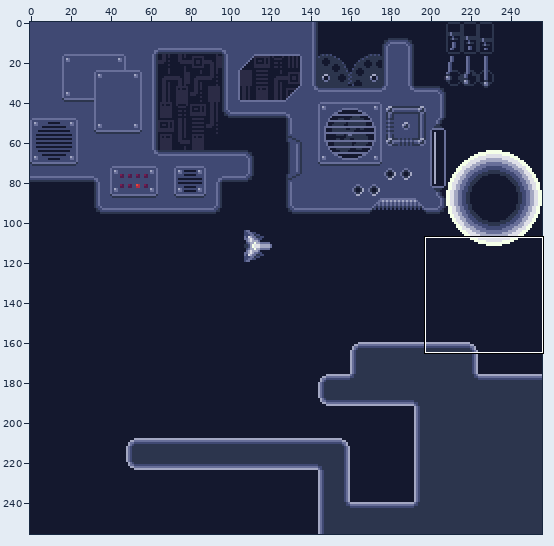
Pixel-art file, stored at Content/Textures/Environment mockup.aseprite. The picture above shows the old version from afar; the outline marks the close-up.
Close-up. Before the edit:
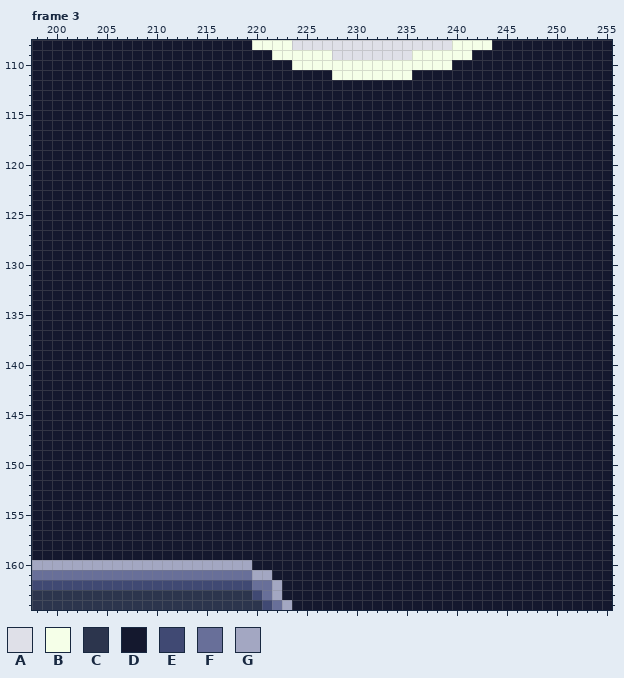
256x256 pixels, 8 frames. Shown: frame 3: x 198..255, y 108..164. The commit also changed other frames or places, which this record leaves out.
Visible layers, top first: "Decor", "Walls", "Background decor", "Ship", "Background".
Palette (. is transparent): A #dfe0e8  B #f5ffe8  C #2c354d  D #14182e  E #404973  F #686f99  G #a3a7c2
Pixels before, frame 3 (only the part around the change), first column x 199:
108 DDDDDDDDDDDDDDDDDDDDDBBBBAAAAAAAAAAAAAAAABBBBDDDDDDDDDDDD
109 DDDDDDDDDDDDDDDDDDDDDDDBBBBBBAAAAAAAABBBBBBDDDDDDDDDDDDDD
110 DDDDDDDDDDDDDDDDDDDDDDDDDBBBBBBBBBBBBBBBBDDDDDDDDDDDDDDDD
111 DDDDDDDDDDDDDDDDDDDDDDDDDDDDDBBBBBBBBDDDDDDDDDDDDDDDDDDDD
112 DDDDDDDDDDDDDDDDDDDDDDDDDDDDDDDDDDDDDDDDDDDDDDDDDDDDDDDDD
113 DDDDDDDDDDDDDDDDDDDDDDDDDDDDDDDDDDDDDDDDDDDDDDDDDDDDDDDDD
114 DDDDDDDDDDDDDDDDDDDDDDDDDDDDDDDDDDDDDDDDDDDDDDDDDDDDDDDDD
115 DDDDDDDDDDDDDDDDDDDDDDDDDDDDDDDDDDDDDDDDDDDDDDDDDDDDDDDDD
116 DDDDDDDDDDDDDDDDDDDDDDDDDDDDDDDDDDDDDDDDDDDDDDDDDDDDDDDDD
117 DDDDDDDDDDDDDDDDDDDDDDDDDDDDDDDDDDDDDDDDDDDDDDDDDDDDDDDDD
118 DDDDDDDDDDDDDDDDDDDDDDDDDDDDDDDDDDDDDDDDDDDDDDDDDDDDDDDDD
119 DDDDDDDDDDDDDDDDDDDDDDDDDDDDDDDDDDDDDDDDDDDDDDDDDDDDDDDDD
120 DDDDDDDDDDDDDDDDDDDDDDDDDDDDDDDDDDDDDDDDDDDDDDDDDDDDDDDDD
121 DDDDDDDDDDDDDDDDDDDDDDDDDDDDDDDDDDDDDDDDDDDDDDDDDDDDDDDDD
122 DDDDDDDDDDDDDDDDDDDDDDDDDDDDDDDDDDDDDDDDDDDDDDDDDDDDDDDDD
123 DDDDDDDDDDDDDDDDDDDDDDDDDDDDDDDDDDDDDDDDDDDDDDDDDDDDDDDDD
124 DDDDDDDDDDDDDDDDDDDDDDDDDDDDDDDDDDDDDDDDDDDDDDDDDDDDDDDDD
125 DDDDDDDDDDDDDDDDDDDDDDDDDDDDDDDDDDDDDDDDDDDDDDDDDDDDDDDDD
126 DDDDDDDDDDDDDDDDDDDDDDDDDDDDDDDDDDDDDDDDDDDDDDDDDDDDDDDDD
127 DDDDDDDDDDDDDDDDDDDDDDDDDDDDDDDDDDDDDDDDDDDDDDDDDDDDDDDDD
128 DDDDDDDDDDDDDDDDDDDDDDDDDDDDDDDDDDDDDDDDDDDDDDDDDDDDDDDDD
129 DDDDDDDDDDDDDDDDDDDDDDDDDDDDDDDDDDDDDDDDDDDDDDDDDDDDDDDDD
130 DDDDDDDDDDDDDDDDDDDDDDDDDDDDDDDDDDDDDDDDDDDDDDDDDDDDDDDDD
131 DDDDDDDDDDDDDDDDDDDDDDDDDDDDDDDDDDDDDDDDDDDDDDDDDDDDDDDDD
132 DDDDDDDDDDDDDDDDDDDDDDDDDDDDDDDDDDDDDDDDDDDDDDDDDDDDDDDDD
133 DDDDDDDDDDDDDDDDDDDDDDDDDDDDDDDDDDDDDDDDDDDDDDDDDDDDDDDDD
134 DDDDDDDDDDDDDDDDDDDDDDDDDDDDDDDDDDDDDDDDDDDDDDDDDDDDDDDDD
135 DDDDDDDDDDDDDDDDDDDDDDDDDDDDDDDDDDDDDDDDDDDDDDDDDDDDDDDDD
136 DDDDDDDDDDDDDDDDDDDDDDDDDDDDDDDDDDDDDDDDDDDDDDDDDDDDDDDDD
137 DDDDDDDDDDDDDDDDDDDDDDDDDDDDDDDDDDDDDDDDDDDDDDDDDDDDDDDDD
138 DDDDDDDDDDDDDDDDDDDDDDDDDDDDDDDDDDDDDDDDDDDDDDDDDDDDDDDDD
139 DDDDDDDDDDDDDDDDDDDDDDDDDDDDDDDDDDDDDDDDDDDDDDDDDDDDDDDDD
140 DDDDDDDDDDDDDDDDDDDDDDDDDDDDDDDDDDDDDDDDDDDDDDDDDDDDDDDDD
141 DDDDDDDDDDDDDDDDDDDDDDDDDDDDDDDDDDDDDDDDDDDDDDDDDDDDDDDDD
142 DDDDDDDDDDDDDDDDDDDDDDDDDDDDDDDDDDDDDDDDDDDDDDDDDDDDDDDDD
143 DDDDDDDDDDDDDDDDDDDDDDDDDDDDDDDDDDDDDDDDDDDDDDDDDDDDDDDDD
144 DDDDDDDDDDDDDDDDDDDDDDDDDDDDDDDDDDDDDDDDDDDDDDDDDDDDDDDDD
145 DDDDDDDDDDDDDDDDDDDDDDDDDDDDDDDDDDDDDDDDDDDDDDDDDDDDDDDDD
146 DDDDDDDDDDDDDDDDDDDDDDDDDDDDDDDDDDDDDDDDDDDDDDDDDDDDDDDDD
147 DDDDDDDDDDDDDDDDDDDDDDDDDDDDDDDDDDDDDDDDDDDDDDDDDDDDDDDDD
148 DDDDDDDDDDDDDDDDDDDDDDDDDDDDDDDDDDDDDDDDDDDDDDDDDDDDDDDDD
149 DDDDDDDDDDDDDDDDDDDDDDDDDDDDDDDDDDDDDDDDDDDDDDDDDDDDDDDDD
150 DDDDDDDDDDDDDDDDDDDDDDDDDDDDDDDDDDDDDDDDDDDDDDDDDDDDDDDDD
151 DDDDDDDDDDDDDDDDDDDDDDDDDDDDDDDDDDDDDDDDDDDDDDDDDDDDDDDDD
152 DDDDDDDDDDDDDDDDDDDDDDDDDDDDDDDDDDDDDDDDDDDDDDDDDDDDDDDDD
153 DDDDDDDDDDDDDDDDDDDDDDDDDDDDDDDDDDDDDDDDDDDDDDDDDDDDDDDDD
154 DDDDDDDDDDDDDDDDDDDDDDDDDDDDDDDDDDDDDDDDDDDDDDDDDDDDDDDDD
155 DDDDDDDDDDDDDDDDDDDDDDDDDDDDDDDDDDDDDDDDDDDDDDDDDDDDDDDDD
156 DDDDDDDDDDDDDDDDDDDDDDDDDDDDDDDDDDDDDDDDDDDDDDDDDDDDDDDDD
157 DDDDDDDDDDDDDDDDDDDDDDDDDDDDDDDDDDDDDDDDDDDDDDDDDDDDDDDDD
158 DDDDDDDDDDDDDDDDDDDDDDDDDDDDDDDDDDDDDDDDDDDDDDDDDDDDDDDDD
159 DDDDDDDDDDDDDDDDDDDDDDDDDDDDDDDDDDDDDDDDDDDDDDDDDDDDDDDDD
160 GGGGGGGGGGGGGGGGGGGGGDDDDDDDDDDDDDDDDDDDDDDDDDDDDDDDDDDDD
161 FFFFFFFFFFFFFFFFFFFFFGGDDDDDDDDDDDDDDDDDDDDDDDDDDDDDDDDDD
162 EEEEEEEEEEEEEEEEEEEEEFFGDDDDDDDDDDDDDDDDDDDDDDDDDDDDDDDDD
163 CCCCCCCCCCCCCCCCCCCCCEFGDDDDDDDDDDDDDDDDDDDDDDDDDDDDDDDDD
164 CCCCCCCCCCCCCCCCCCCCCCEFGDDDDDDDDDDDDDDDDDDDDDDDDDDDDDDDD
Now the later version:
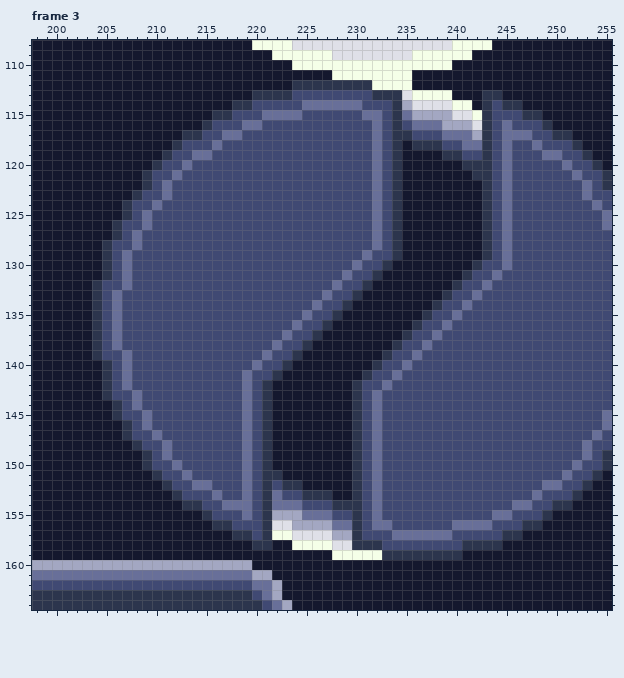
The exact change:
Changed rows in their new state; - is an unchanged pixel.
Frame 3, layers "Walls", "Background decor":
first column x 204:
112 --------------------CCCCCCCCBBBB--------------------
113 ----------------CCCCEEEEEEEECCCABBBB---CC-----------
114 --------------CCEEEEEFFFFFFEEECGAAAABB-CECC---------
115 ------------CCEEEFFFFEEEEEEFFECFGGGGAABCEEECC-------
116 -----------CEEEFFEEEEEEEEEEEFECEFFFGGGACEFEEEC------
117 ---------CCEEFFEEEEEEEEEEEEEFECCEEEFFFGCEFFFEECC----
118 --------CEEEFEEEEEEEEEEEEEEEFEC-CCCEEFFCEFEEFEEEC---
119 -------CEEFFEEEEEEEEEEEEEEEEFEC----CCEECEFEEEFFEEC--
120 ------CEEFEEEEEEEEEEEEEEEEEEFEC------CCCEFEEEEEFEEC-
121 -----CEEFEEEEEEEEEEEEEEEEEEEFEC-------CCEFEEEEEEFEEC
122 -----CEFEEEEEEEEEEEEEEEEEEEEFEC--------CEFEEEEEEEFEC
123 ----CEEFEEEEEEEEEEEEEEEEEEEEFEC--------CEFEEEEEEEFEE
124 ---CEEFEEEEEEEEEEEEEEEEEEEEEFEC--------CEFEEEEEEEEFE
125 ---CEFEEEEEEEEEEEEEEEEEEEEEEFEC--------CEFEEEEEEEEEF
126 --CEEFEEEEEEEEEEEEEEEEEEEEEEFEC--------CEFEEEEEEEEEF
127 --CEFEEEEEEEEEEEEEEEEEEEEEEEFEC--------CEFEEEEEEEEEE
128 -CEEFEEEEEEEEEEEEEEEEEEEEEEEFEC--------CEFEEEEEEEEEE
129 -CEFEEEEEEEEEEEEEEEEEEEEEEEFEEC--------CEFEEEEEEEEEE
130 -CEFEEEEEEEEEEEEEEEEEEEEEEFEEC--------CEEFEEEEEEEEEE
131 -CEFEEEEEEEEEEEEEEEEEEEEEFEEC--------CEEFEEEEEEEEEEE
132 CEEFEEEEEEEEEEEEEEEEEEEEFEEC--------CEEFEEEEEEEEEEEE
133 CEFEEEEEEEEEEEEEEEEEEEEFEEC--------CEEFEEEEEEEEEEEEE
134 CEFEEEEEEEEEEEEEEEEEEEFEEC--------CEEFEEEEEEEEEEEEEE
135 CEFEEEEEEEEEEEEEEEEEEFEEC--------CEEFEEEEEEEEEEEEEEE
136 CEFEEEEEEEEEEEEEEEEEFEEC--------CEEFEEEEEEEEEEEEEEEE
137 CEFEEEEEEEEEEEEEEEEFEEC--------CEEFEEEEEEEEEEEEEEEEE
138 CEFEEEEEEEEEEEEEEEFEEC--------CEEFEEEEEEEEEEEEEEEEEE
139 CEEFEEEEEEEEEEEEEFEEC--------CEEFEEEEEEEEEEEEEEEEEEE
140 -CEFEEEEEEEEEEEEFEEC--------CEEFEEEEEEEEEEEEEEEEEEEE
141 -CEFEEEEEEEEEEEFEEC--------CEEFEEEEEEEEEEEEEEEEEEEEE
142 -CEFEEEEEEEEEEEFEC--------CEEFEEEEEEEEEEEEEEEEEEEEEE
143 -CEEFEEEEEEEEEEFEC--------CEFEEEEEEEEEEEEEEEEEEEEEEE
144 --CEFEEEEEEEEEEFEC--------CEFEEEEEEEEEEEEEEEEEEEEEEE
145 --CEEFEEEEEEEEEFEC--------CEFEEEEEEEEEEEEEEEEEEEEEEF
146 ---CEFEEEEEEEEEFEC--------CEFEEEEEEEEEEEEEEEEEEEEEEF
147 ---CEEFEEEEEEEEFEC--------CEFEEEEEEEEEEEEEEEEEEEEEFE
148 ----CEEFEEEEEEEFEC--------CEFEEEEEEEEEEEEEEEEEEEEFEE
149 -----CEFEEEEEEEFEC--------CEFEEEEEEEEEEEEEEEEEEEEFEC
150 -----CEEFEEEEEEFEC--------CEFEEEEEEEEEEEEEEEEEEEFEEC
151 ------CEEFEEEEEFECC-------CEFEEEEEEEEEEEEEEEEEEFEEC-
152 -------CEEFFEEEFECECC-----CEFEEEEEEEEEEEEEEEEFFEEC--
153 --------CEEEFEEFECFEECCC--CEFEEEEEEEEEEEEEEEFEEEC---
154 ---------CCEEFFFECFFFEEECCCEFEEEEEEEEEEEEEFFEECC----
155 -----------CEEEFECGGGFFFEECEFEEEEEEEEEEEFFEEEC------
156 ------------CCEEECAAGGGGFFCEFFEEEEEEFFFFEEECC-------
157 --------------CCECBBAAAAGGCEEEFFFFFFEEEEECC---------
158 ----------------CC--BBBBAACCCEEEEEEEECCCC-----------
159 ------------------------BBBBBCCCCCCCC---------------
